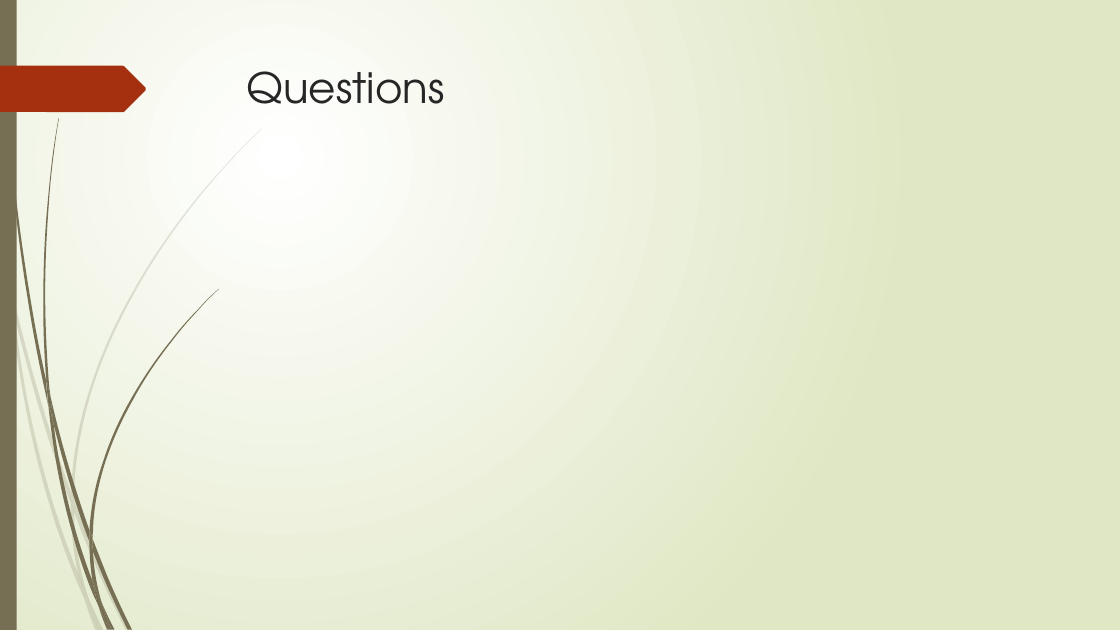
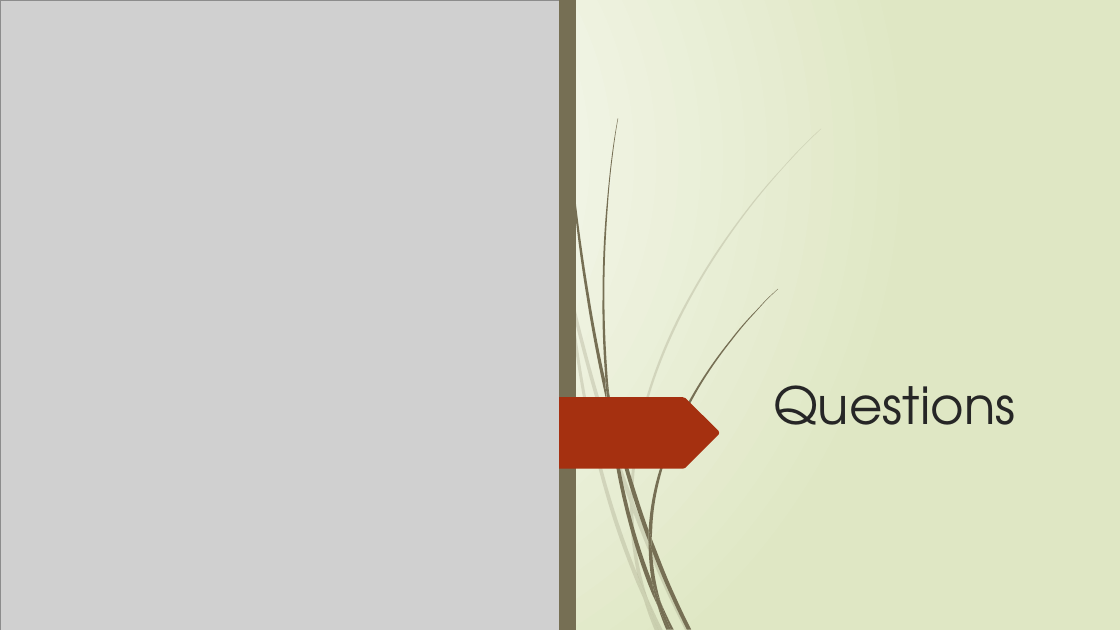
Before and after one commit to yaofu-yang/aigc-5500-midterm-project, a slide deck: slide 15 of slides/midterm-slides.pptx (slide 14 before the commit). Drawn at 1120x630 pixels with LibreOffice and Linux fonts; fonts in the diff are those of the drawing; grey boxes stand for pictures. Boxes give left, top, right and bottom in pixels: in the first picture for what was removed or moved away, otherwise in the second. Text is boxed around its words. In the diff, an @@ line names an element or a change of style, - is before the commit and + after.

Commit message:
Adds Presentation Slides for Andy
Adds presentation slides for the introduction, Dataset, Model Architecture,
Limitations and Next Steps, References, and Questions.

```diff
--- a/slides/midterm-slides.pptx
+++ b/slides/midterm-slides.pptx
@@ rectangle removed at [0,0,17,630] @@
@@ rectangle added at [0,0,17,630], fill #766F54 @@
@@ rectangle added at [0,0,1120,630], fill gradient #FFFFFF to #DFE8C4 @@
@@ picture added at [0,0,560,630] @@
@@ rectangle added at [560,0,576,630], fill #766F54 @@
@@ title "Questions": place and size @@
-title "Questions" at [247,71,445,104]
+title "Questions" at [773,385,1015,425]
@@ title "Questions" at [773,385,1015,425]: size 36 to 44 pt; vertical alignment top to bottom @@
@@ freeform shape added at [0,397,160,469], fill #A53010 @@
@@ freeform shape added at [560,397,720,469], fill #A53010 @@
@@ group removed at [9,129,262,600]: 5 freeform shapes @@
@@ group added at [0,237,130,630]: 5 freeform shapes @@
@@ group removed at [3,0,218,630]: 12 freeform shapes @@
@@ group added at [3,0,132,630]: 5 freeform shapes @@
@@ group added at [560,129,822,630]: 10 freeform shapes @@
@@ group added at [562,0,778,630]: 12 freeform shapes @@
```
Also in this commit, not shown: 1 other slide changed, 6 slides added, 5 slides removed, 1 other file.
